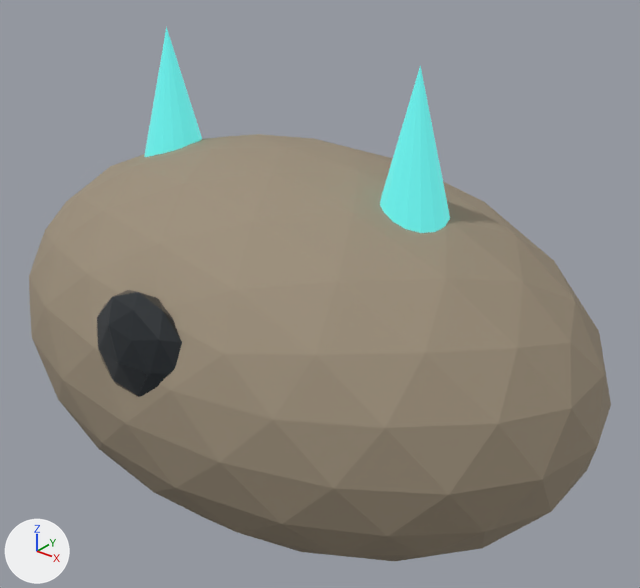
Two versions of the glTF model assets/models/creatures/fauna-power-slug-purple/fauna-power-slug-purple_variant_a.glb, one commit apart.
Camera for both pictures: a camera (50 mm lens) standing at (1.154, -1.339, 1.392) and looking at (0.055, 0.035, 0.541). Lighting does not change. The marker at lower left points along +X, +Y and +Z. The picture after the commit comes second. Objects named as collision shapes, trigger or cutter boxes, shadow casters or lower levels of detail are left out. Where no turn or scale is listed for an object, it has been applied to the vertices.

Script lines for the objects in view, before the commit:
```python
ob_creature_eye = bpy.data.objects.new('Creature eye', me_icosphere_217)
ob_creature_eye.location = (0.0, -0.42, 0.58)
ob_sensory_stalk = bpy.data.objects.new('Sensory stalk', me_cone_056)
ob_sensory_stalk.location = (-0.32, -0.02, 0.88)
ob_sensory_stalk_001 = bpy.data.objects.new('Sensory stalk.001', me_cone_057)
ob_sensory_stalk_001.location = (0.32, -0.02, 0.88)
ob_soft_creature_body = bpy.data.objects.new('Soft creature body', me_icosphere_216)
ob_soft_creature_body.location = (0.0, 0.0, 0.45)
```
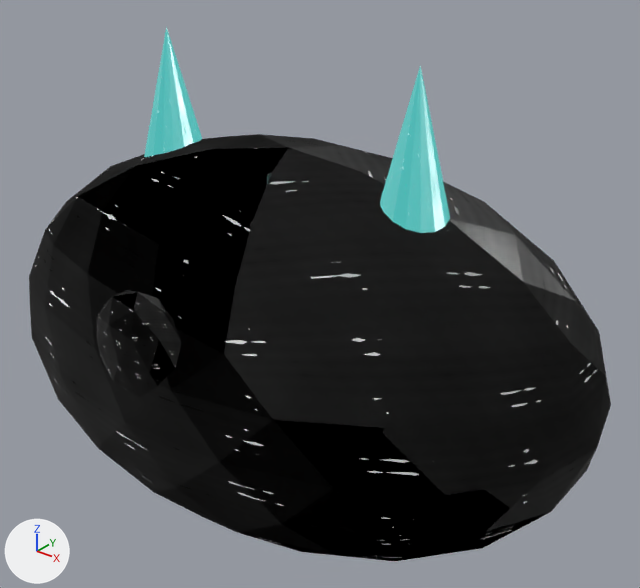
The newer file is also turned or shifted as a whole; pictures and numbers use the older file's frame.

Where the change shows, as pixel boxes (x1, y1, x2, y2) in the pictures (640 x 588 px):
'Soft creature body', surface changed (brown to black)
    both: (29, 134, 611, 561)
'Creature eye', surface changed (darker)
    both: (97, 290, 182, 397)
'Sensory stalk.001', surface changed
    both: (380, 66, 450, 233)
'Sensory stalk', surface changed
    both: (144, 27, 202, 157)

The change, as a list of edits to the scene's bpy script:
```text
Add img_metal_albedo:
    img_metal_albedo = load_image('metal_albedo', '_unpacked/metal_albedo', 256, 256, 'sRGB')
Add img_metal_roughness:
    img_metal_roughness = load_image('metal_roughness', '_unpacked/metal_roughness', 256, 256, 'Non-Color')
Add img_metal_height:
    img_metal_height = load_image('metal_height', '_unpacked/metal_height', 256, 256, 'Non-Color')
Add img_metal_roughness_001:
    img_metal_roughness_001 = load_image('metal_roughness.001', '_unpacked/metal_roughness.001', 256, 256, 'Non-Color')
Change mat_fauna_eye:
    remove # nodes: BsdfPrincipled, OutputMaterial
    remove # colours: dark grey #272c30
    nodes: BsdfPrincipled, Math, NormalMap, OutputMaterial, SeparateColor, TexImage x3
    uses the picture img_metal_albedo
    uses the picture img_metal_height
    uses the picture img_metal_roughness
Change mat_bioluminescent_accent:
    remove # nodes: BsdfPrincipled, OutputMaterial
    nodes: BsdfPrincipled, Math, NormalMap, OutputMaterial, SeparateColor, TexImage x3
    uses the picture img_metal_albedo
    uses the picture img_metal_height
    uses the picture img_metal_roughness_001
Change mat_fauna_hide:
    remove # nodes: BsdfPrincipled, OutputMaterial
    remove # colours: brown #9e907c
    nodes: BsdfPrincipled, Math, NormalMap, OutputMaterial, SeparateColor, TexImage x3
    uses the picture img_metal_albedo
    uses the picture img_metal_height
    uses the picture img_metal_roughness
```
